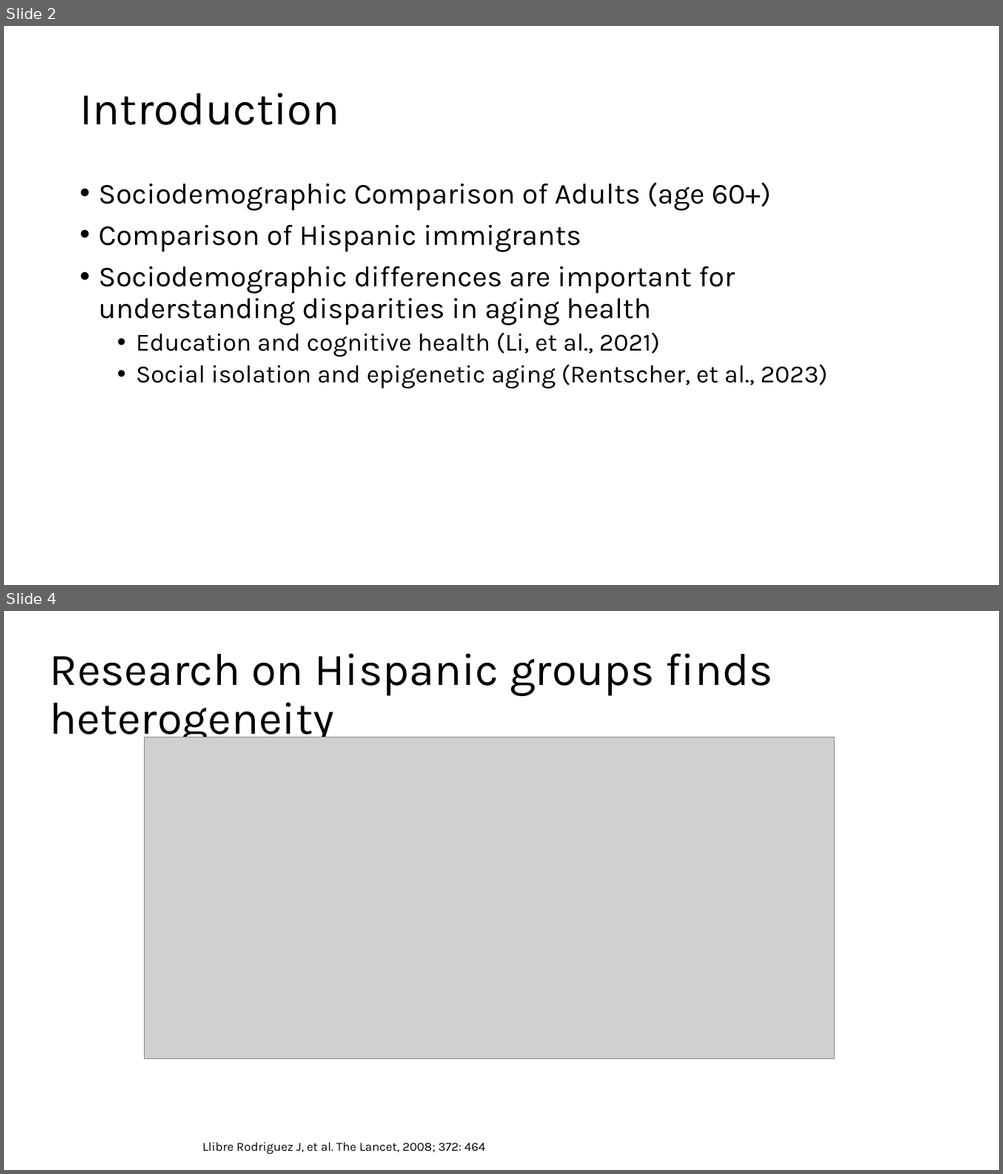
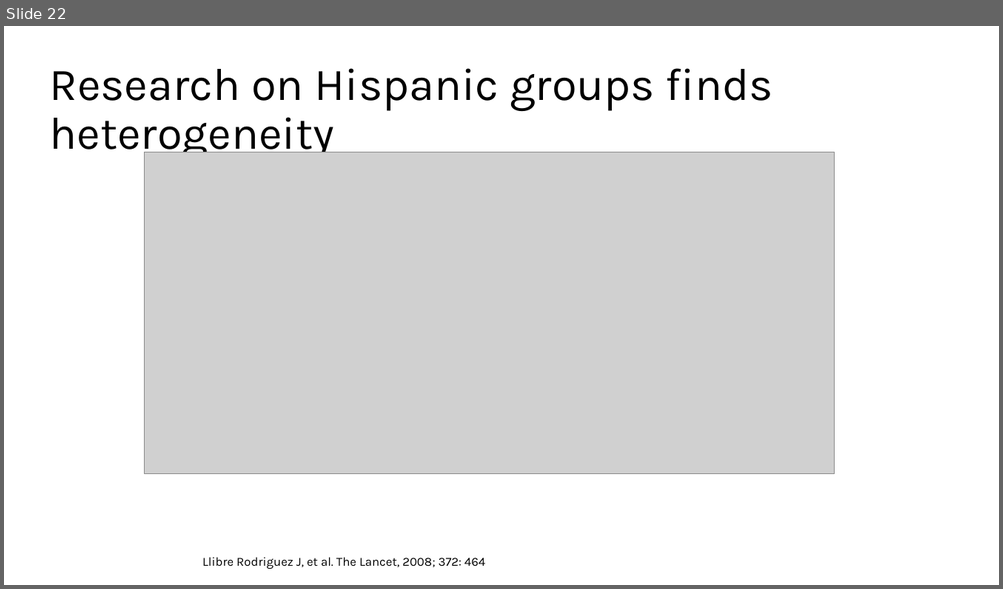
Before and after one commit to chrissoria/international_migration_ses, a slide deck: presentation/PAA_2025.pptx. Shown one above the other, each under a label of ours: slides 2 and 4 before the commit, slide 22 after it; the slides between them are not shown. The pictures are 1003x1174 and 1003x589 pixels, drawn with LibreOffice and Linux fonts; fonts in the diff are those of the drawing; grey boxes stand for pictures. Boxes give left, top, right and bottom in pixels: in the first picture for what was removed or moved away, otherwise in the second. Text is boxed around its words. In the diff, an @@ line names an element or a change of style, - is before the commit and + after.

```diff
--- a/presentation/PAA_2025.pptx
+++ b/presentation/PAA_2025.pptx
@@ slide 2 removed at (x1=4, y1=26, x2=999, y2=585), background #FFFFFF @@
@@ title removed at (x1=79, y1=93, x2=339, y2=125) @@
-Introduction
@@ text removed at (x1=99, y1=182, x2=828, y2=389) @@
-• Sociodemographic Comparison of Adults (age 60+)
-• Comparison of Hispanic immigrants
-• Sociodemographic differences are important for understanding disparities in aging health
-  • Education and cognitive health (Li, et al., 2021)
-  • Social isolation and epigenetic aging (Rentscher, et al., 2023)
@@ what was slide 4 is now slide 22 @@
```
Also in this commit, not shown: 6 slides changed, 6 slides added, 3 other slides removed, 9 other files.
